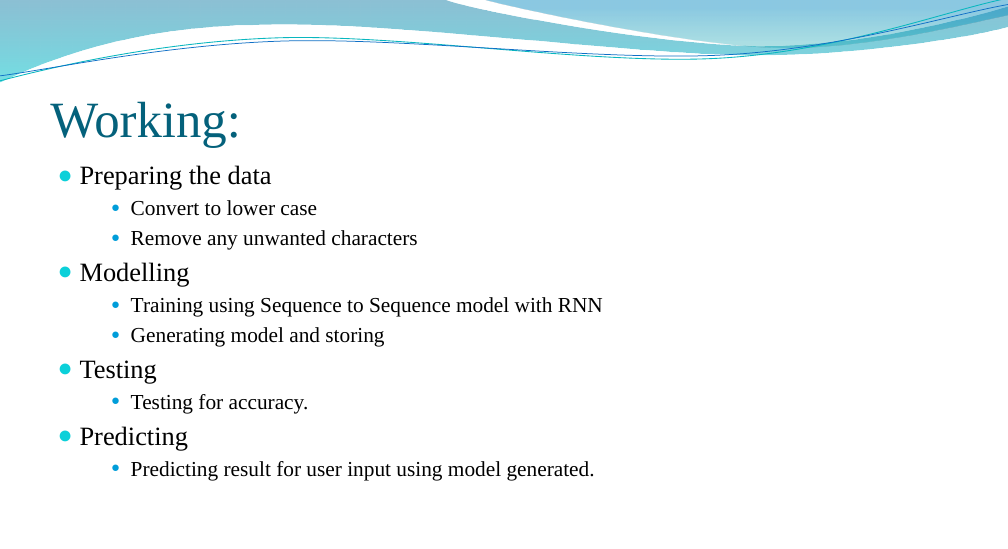
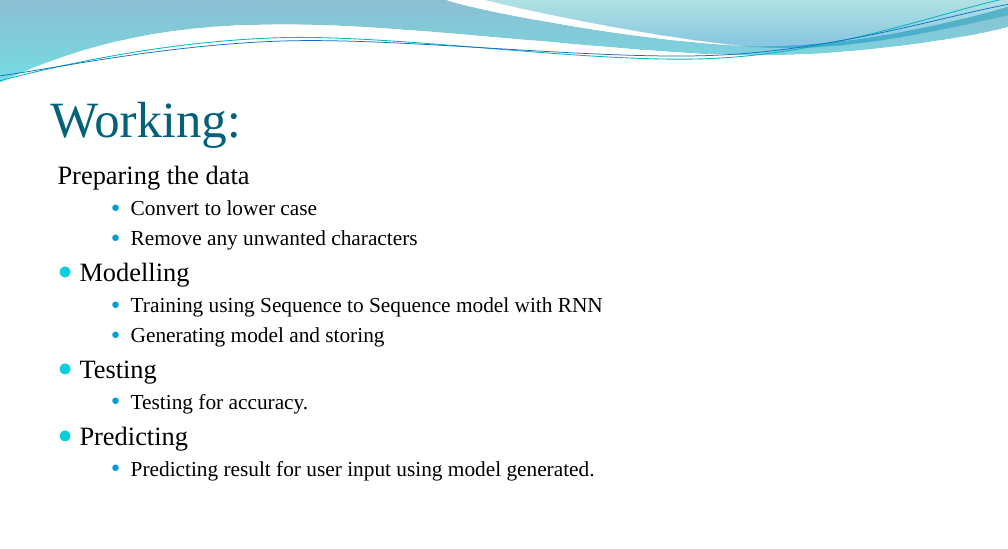
Before and after one commit to alphaGithub/text_summarizer, a slide deck: slide 13 of documents/Text_summarizer.pptx. Drawn at 1008x549 pixels with LibreOffice and Linux fonts; fonts in the diff are those of the drawing; background and template pictures are left out. Boxes give left, top, right and bottom in pixels: in the first picture for what was removed or moved away, otherwise in the second. Text is boxed around its words. In the diff, an @@ line names an element or a change of style, - is before the commit and + after.

```diff
--- a/documents/Text_summarizer.pptx
+++ b/documents/Text_summarizer.pptx
@@ freeform shape at (0, 0, 1008, 83): outline redrawn @@
@@ text at (58, 165, 250, 190): bullet ● to none @@
```
Also in this commit, not shown: 14 other slides changed, 2 slides added, 2 slides removed, 2 other files.
